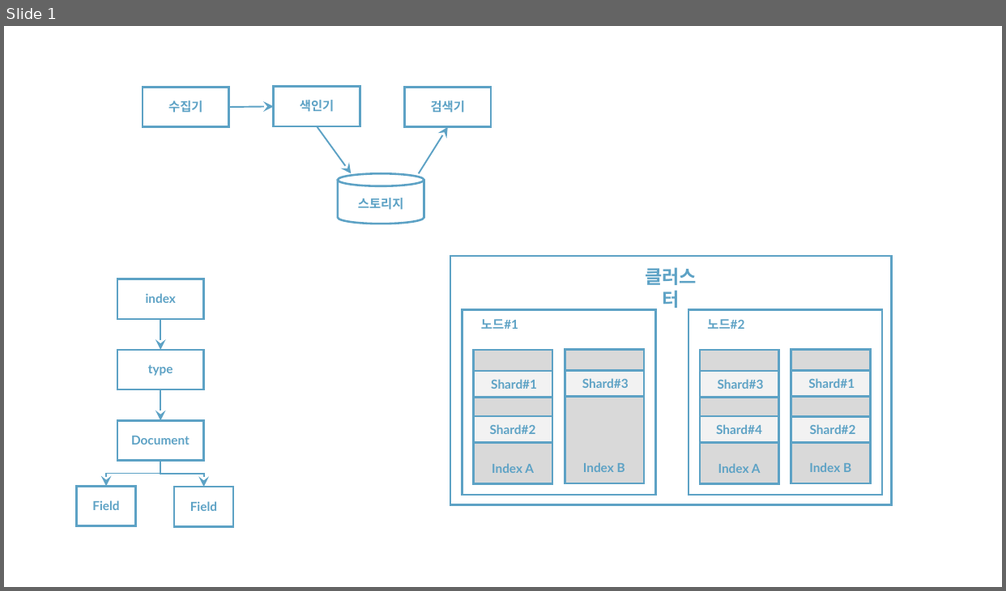
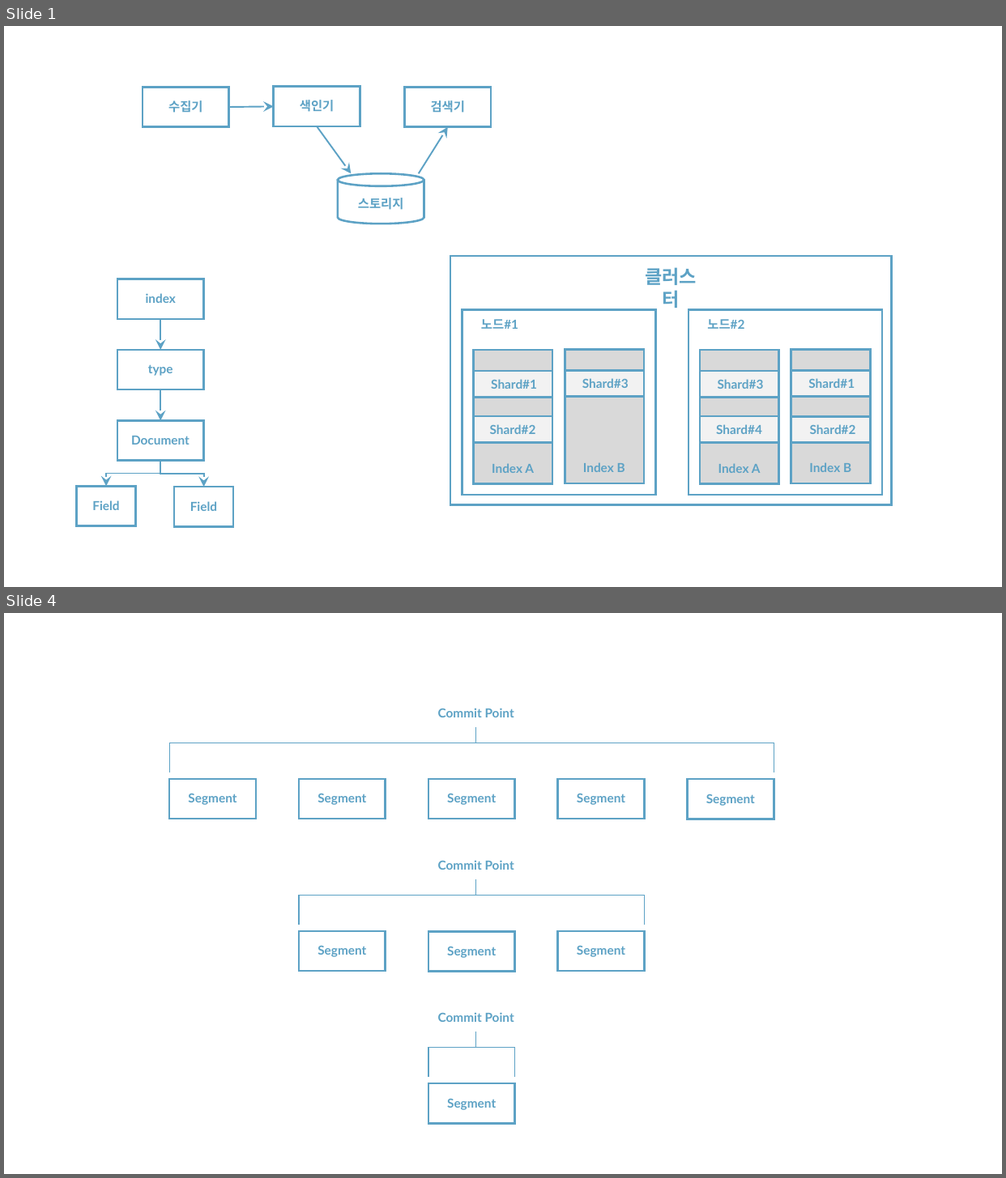
Before and after one commit to rudaks-han/book-summary, a slide deck: 엘라스틱서치실무가이드/ref/프레젠테이션1.pptx. Shown one above the other, each under a label of ours: slide 1 before the commit, slides 1 and 4 after it; the slides between them are not shown. The pictures are 1006x591 and 1006x1178 pixels, drawn with LibreOffice and Linux fonts; fonts in the diff are those of the drawing. Boxes give left, top, right and bottom in pixels: in the first picture for what was removed or moved away, otherwise in the second. Text is boxed around its words. In the diff, an @@ line names an element or a change of style, - is before the commit and + after.

```diff
--- a/엘라스틱서치실무가이드/ref/프레젠테이션1.pptx
+++ b/엘라스틱서치실무가이드/ref/프레젠테이션1.pptx
@@ slide 4 added at <box>4,613,1002,1174</box>, background #FFFFFF @@
@@ text added at <box>438,708,514,717</box>, 12 pt, text #5DA2C5, bold @@
+Commit Point
@@ line added from (476, 727) to (476, 743), #5DA2C5 1 pt @@
@@ line added from (169, 743) to (169, 773), #5DA2C5 1 pt @@
@@ line added from (169, 743) to (774, 743), #5DA2C5 1 pt @@
@@ line added from (774, 743) to (774, 773), #5DA2C5 1 pt @@
@@ rectangle added at <box>169,779,256,819</box>, outline #5DA2C5 2 pt @@
@@ rectangle added at <box>299,779,385,819</box>, outline #5DA2C5 2 pt @@
@@ rectangle added at <box>428,779,514,819</box>, outline #5DA2C5 2 pt @@
@@ rectangle added at <box>558,779,644,819</box>, outline #5DA2C5 2 pt @@
@@ rectangle added at <box>688,779,774,819</box>, outline #5DA2C5 2 pt @@
@@ text added at <box>188,794,236,805</box>, 12 pt, text #5DA2C5, bold @@
+Segment
@@ text added at <box>317,794,366,805</box>, 12 pt, text #5DA2C5, bold @@
+Segment
@@ text added at <box>447,794,496,805</box>, 12 pt, text #5DA2C5, bold @@
+Segment
@@ text added at <box>577,794,625,805</box>, 12 pt, text #5DA2C5, bold @@
+Segment
@@ text added at <box>706,794,755,806</box>, 12 pt, text #5DA2C5, bold @@
+Segment
@@ text added at <box>438,860,514,870</box>, 12 pt, text #5DA2C5, bold @@
+Commit Point
@@ line added from (476, 879) to (476, 895), #5DA2C5 1 pt @@
@@ line added from (299, 895) to (299, 925), #5DA2C5 1 pt @@
@@ line added from (299, 895) to (644, 895), #5DA2C5 1 pt @@
@@ line added from (644, 895) to (644, 925), #5DA2C5 1 pt @@
@@ rectangle added at <box>299,931,385,971</box>, outline #5DA2C5 2 pt @@
@@ text added at <box>317,946,366,957</box>, 12 pt, text #5DA2C5, bold @@
+Segment
@@ rectangle added at <box>428,932,514,972</box>, outline #5DA2C5 2 pt @@
@@ text added at <box>447,947,496,958</box>, 12 pt, text #5DA2C5, bold @@
+Segment
@@ rectangle added at <box>558,931,644,971</box>, outline #5DA2C5 2 pt @@
@@ text added at <box>577,946,625,957</box>, 12 pt, text #5DA2C5, bold @@
+Segment
@@ text added at <box>438,1012,514,1022</box>, 12 pt, text #5DA2C5, bold @@
+Commit Point
@@ line added from (428, 1047) to (428, 1077), #5DA2C5 1 pt @@
@@ line added from (428, 1047) to (514, 1047), #5DA2C5 1 pt @@
@@ line added from (476, 1033) to (476, 1047), #5DA2C5 1 pt @@
@@ line added from (514, 1047) to (514, 1077), #5DA2C5 1 pt @@
@@ rectangle added at <box>428,1084,514,1123</box>, outline #5DA2C5 2 pt @@
@@ text added at <box>447,1099,496,1110</box>, 12 pt, text #5DA2C5, bold @@
+Segment
```
Also in this commit, not shown: 2 other slides added, 4 other files.
